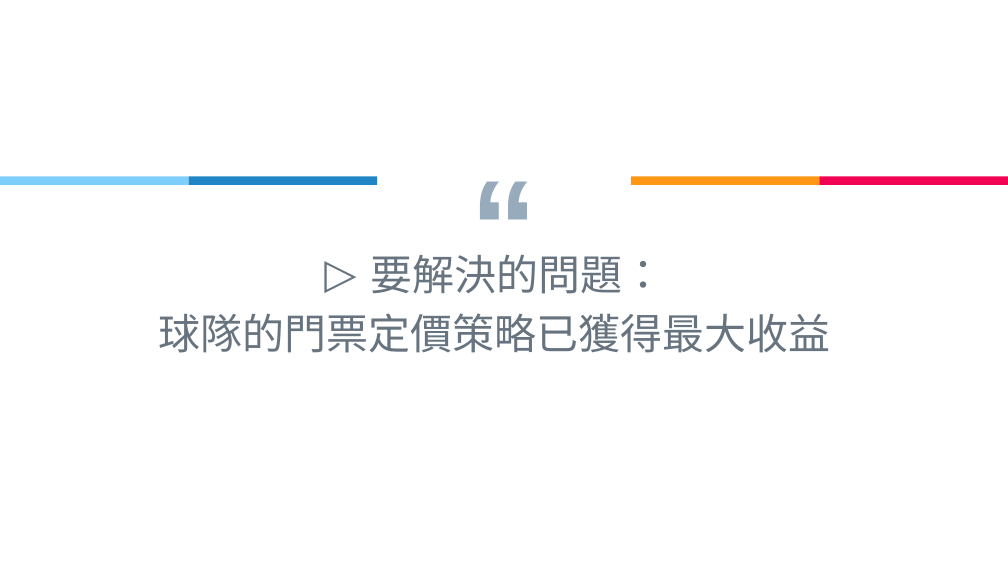
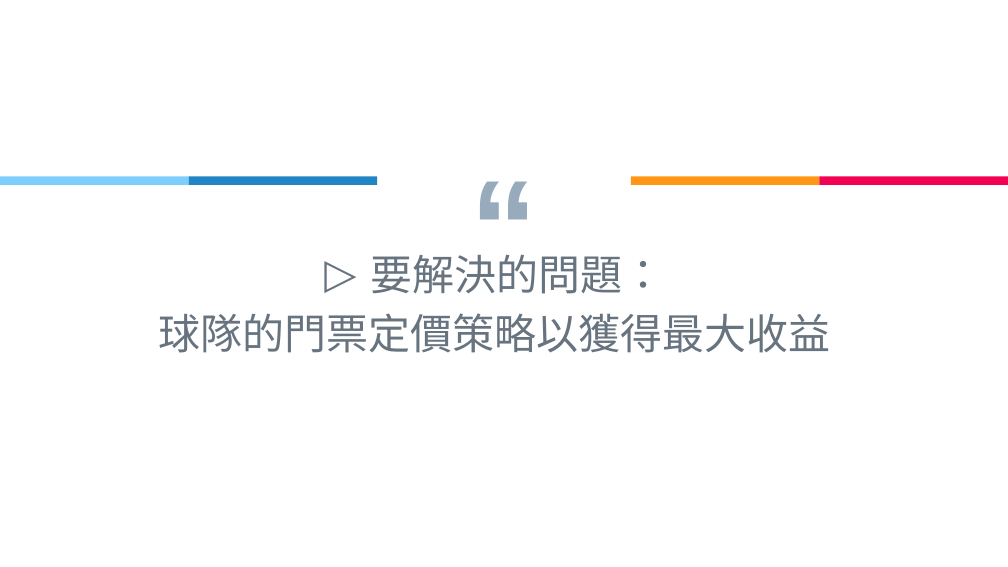
Before and after one commit to plusagainH/Data_Science_Programming_homework, a slide deck: slide 4 of 5_16 pitching.pptx. Drawn at 1008x567 pixels with LibreOffice and Linux fonts; fonts in the diff are those of the drawing. Boxes give left, top, right and bottom in pixels: in the first picture for what was removed or moved away, otherwise in the second. Text is boxed around its words. In the diff, an @@ line names an element or a change of style, - is before the commit and + after.

```diff
--- a/5_16 pitching.pptx
+++ b/5_16 pitching.pptx
@@ text at bbox=[159, 313, 831, 353]: text changed @@
-球隊的門票定價策略已獲得最大收益
+球隊的門票定價策略以獲得最大收益
```
